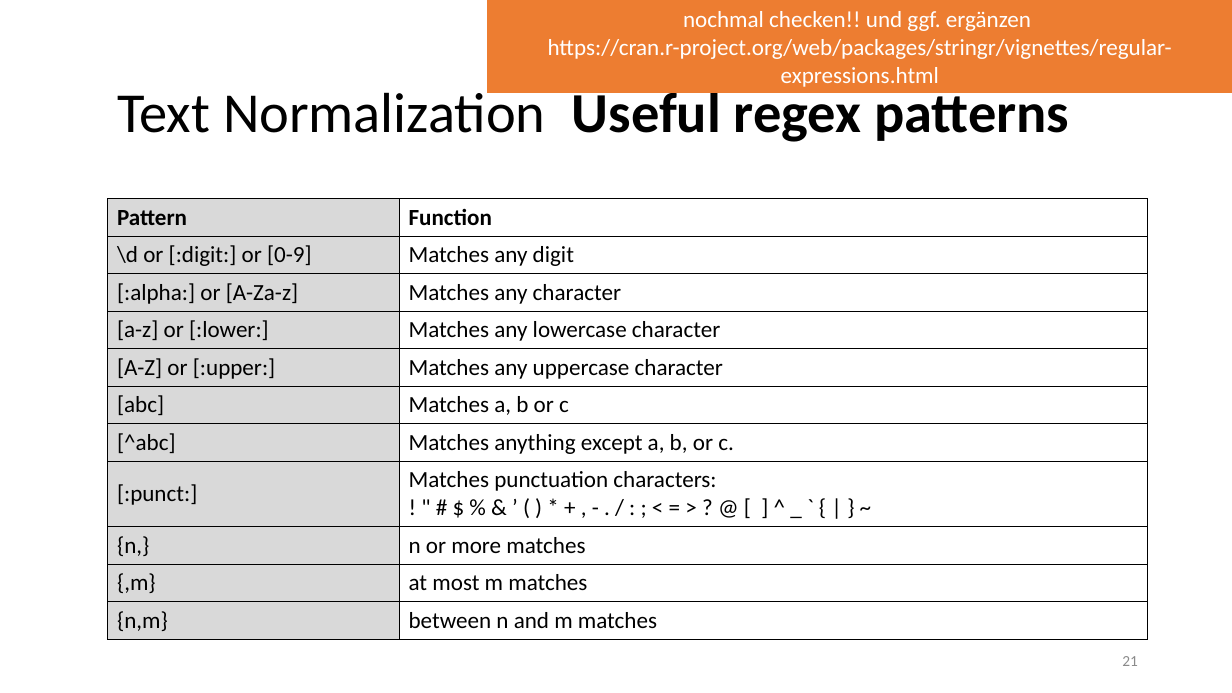
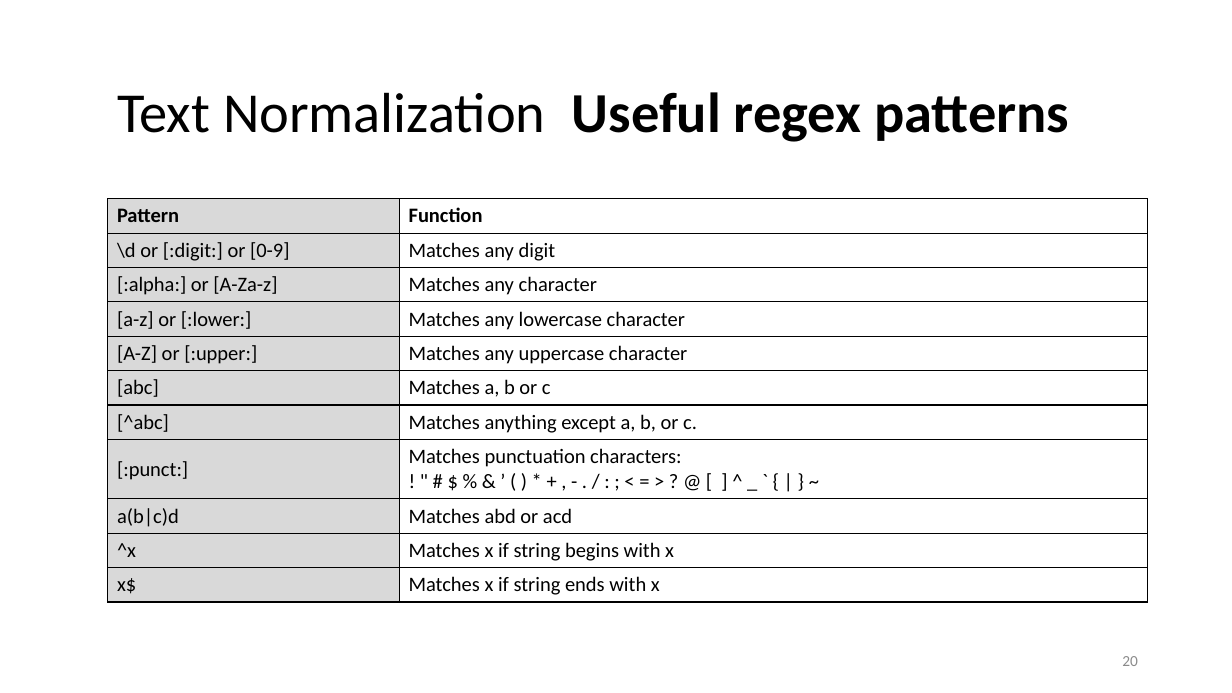
Before and after one commit to lisa-wm/consulting, a slide deck: slide 20 of 5_seminar/Contents_Part_02/slides/Präsentation_Teil2_Lisa.pptx (slide 21 before the commit). Drawn at 1232x693 pixels with LibreOffice and Linux fonts; fonts in the diff are those of the drawing. Boxes give left, top, right and bottom in pixels: in the first picture for what was removed or moved away, otherwise in the second. Text is boxed around its words. In the diff, an @@ line names an element or a change of style, - is before the commit and + after.

Commit message:
revised regex list in slides

```diff
--- a/5_seminar/Contents_Part_02/slides/Präsentation_Teil2_Lisa.pptx
+++ b/5_seminar/Contents_Part_02/slides/Präsentation_Teil2_Lisa.pptx
@@ rectangle removed at bbox=[488, 0, 1232, 92] @@
-nochmal checken!! und ggf. ergänzen
-https://cran.r-project.org/web/packages/stringr/vignettes/regular-expressions.html
@@ table at bbox=[108, 199, 1148, 599] @@
-row 9, column 1: {n,}
+row 9, column 1: a(b|c)d
-row 9, column 2: n or more matches
+row 9, column 2: Matches abd or acd
-row 10, column 1: {,m}
+row 10, column 1: ^x
-row 10, column 2: at most m matches
+row 10, column 2: Matches x if string begins with x
-row 11, column 1: {n,m}
+row 11, column 1: x$
-row 11, column 2: between n and m matches
+row 11, column 2: Matches x if string ends with x
@@ size 18 to 16 pt in "Pattern", "Function", "\d or [:digit:] or [0-9]", "Matches any digit" and 12 more places @@
@@ page number at bbox=[1122, 656, 1138, 666]: text changed @@
-21
+20
```
Also in this commit, not shown: 5 other slides changed, 1 slide added, 1 slide removed.
